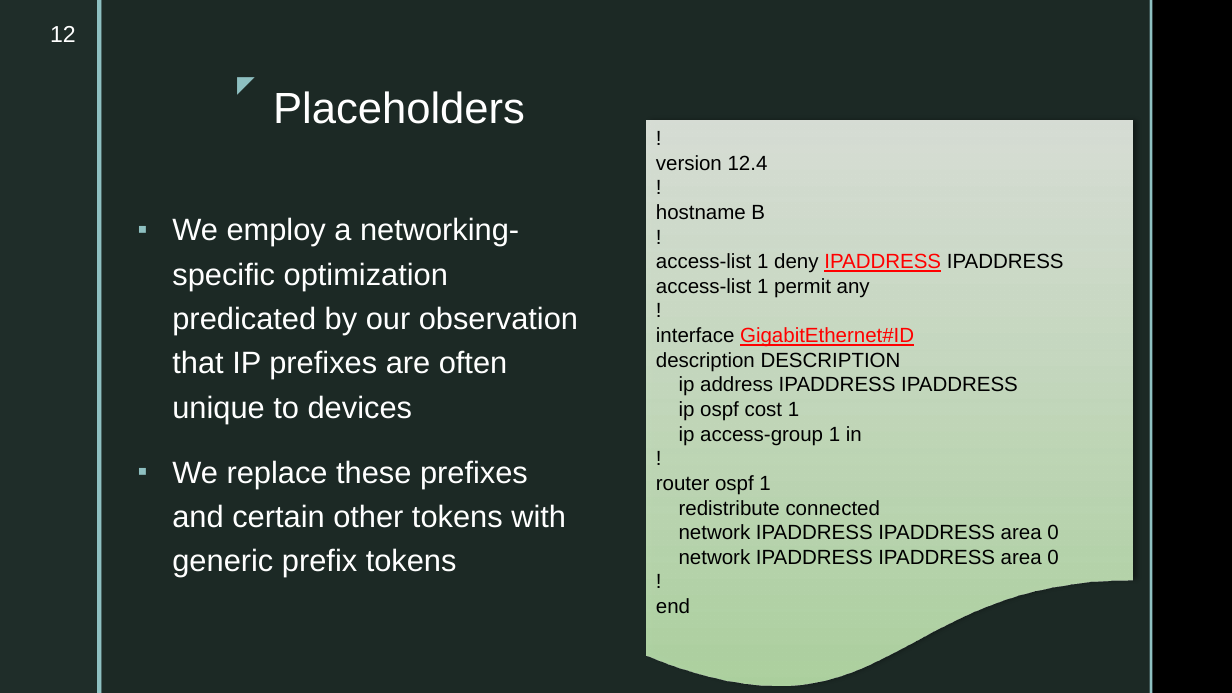
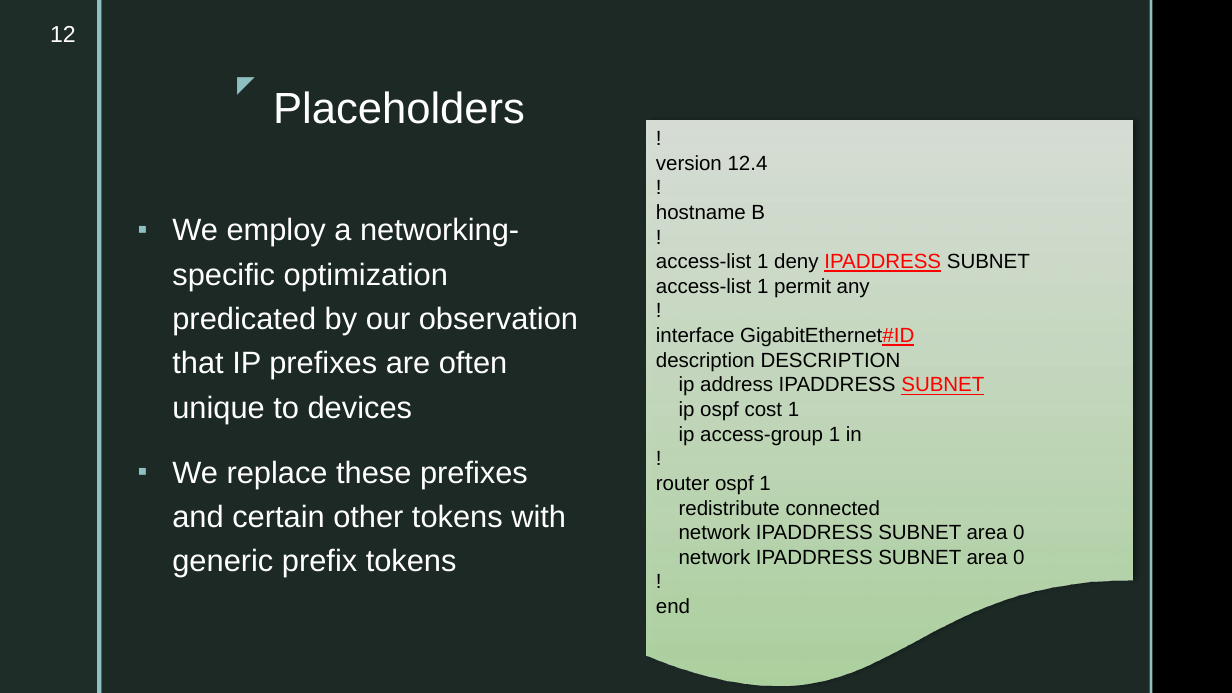
Before and after one commit to ahsanMah/config-completion, a slide deck: slide 12 of Final Presentation.pptx. Drawn at 1232x693 pixels with LibreOffice and Linux fonts; fonts in the diff are those of the drawing; background and template pictures are left out. Boxes give left, top, right and bottom in pixels: in the first picture for what was removed or moved away, otherwise in the second. Text is boxed around its words. In the diff, an @@ line names an element or a change of style, - is before the commit and + after.

```diff
--- a/Final Presentation.pptx
+++ b/Final Presentation.pptx
@@ text in flow chart document at <box>656,253,1030,273</box>: text changed @@
-access-list 1 deny IPADDRESS IPADDRESS
+access-list 1 deny IPADDRESS SUBNET
@@ text in flow chart document at <box>656,327,914,347</box>: text colour #FF0000 to #000000, underline off in "GigabitEthernet#ID" @@
@@ text in flow chart document at <box>679,376,984,396</box>: text changed @@
-ip address IPADDRESS IPADDRESS
+ip address IPADDRESS SUBNET
@@ text in flow chart document at <box>679,524,1024,564</box>: text changed @@
-network IPADDRESS IPADDRESS area 0
-network IPADDRESS IPADDRESS area 0
+network IPADDRESS SUBNET area 0
+network IPADDRESS SUBNET area 0
```
Also in this commit, not shown: 8 other slides changed, 4 slides added, 3 slides removed, 1 other file.
